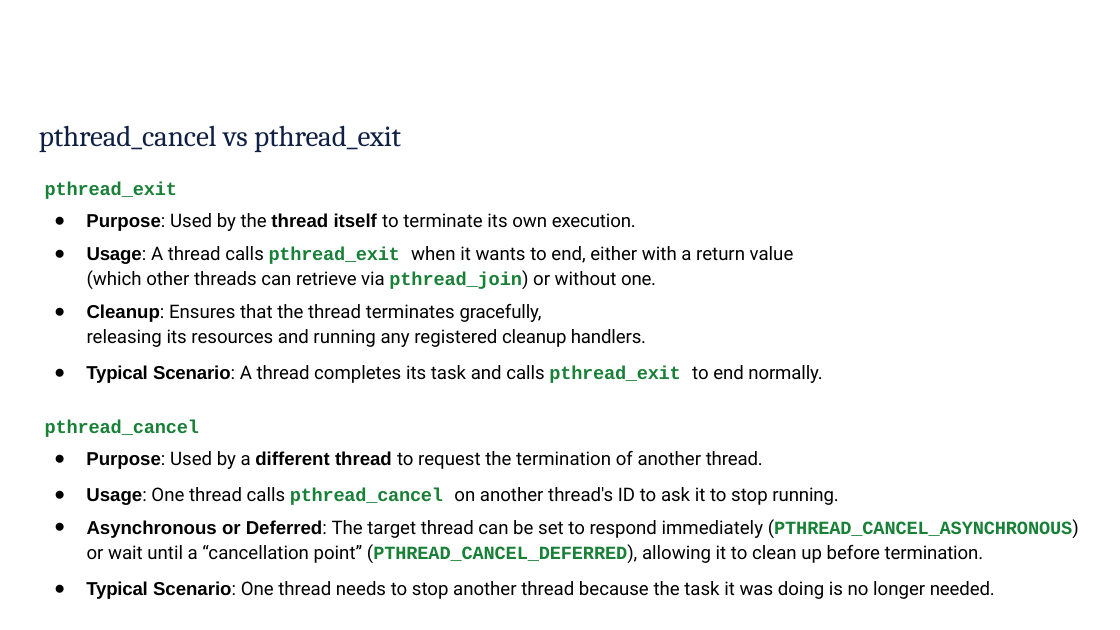
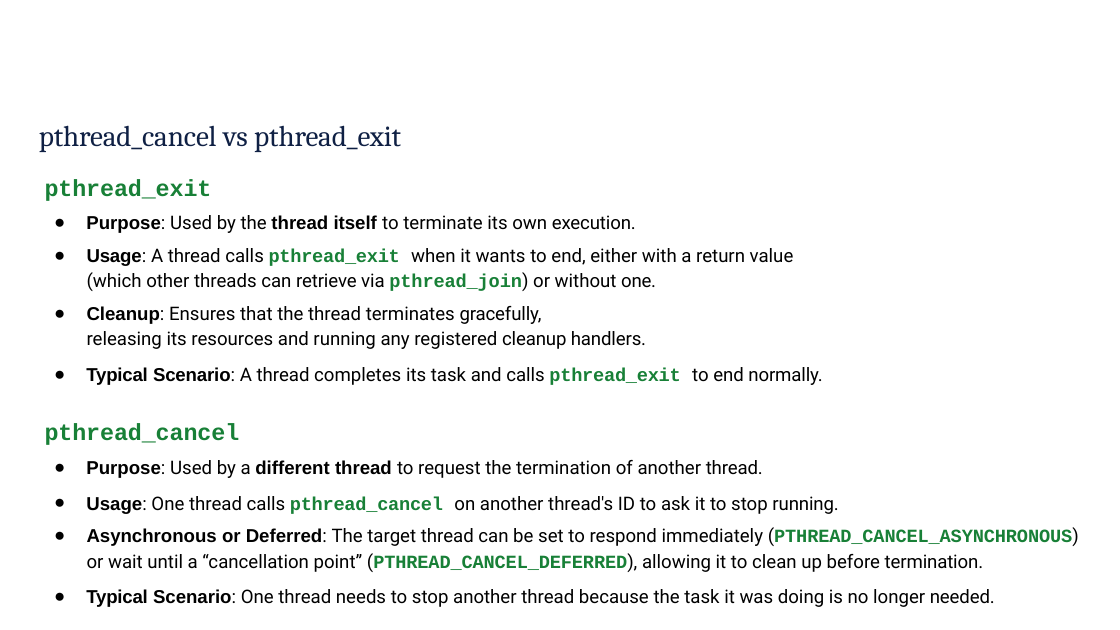
Before and after one commit to rbjohns8/CSC362-Spring-2026, a slide deck: slide 36 of Lecture Slides/17 - Multi-Threaded Programs.pptx. Drawn at 1120x630 pixels with LibreOffice and Linux fonts; fonts in the diff are those of the drawing; background and template pictures are left out. Boxes give left, top, right and bottom in pixels: in the first picture for what was removed or moved away, otherwise in the second. Text is boxed around its words. In the diff, an @@ line names an element or a change of style, - is before the commit and + after.

```diff
--- a/Lecture Slides/17 - Multi-Threaded Programs.pptx
+++ b/Lecture Slides/17 - Multi-Threaded Programs.pptx
@@ text at <box>45,179,240,445</box>: size 16 to 20 pt in "pthread_exit", "pthread_cancel" @@
```
Also in this commit, not shown: 2 other slides changed.
